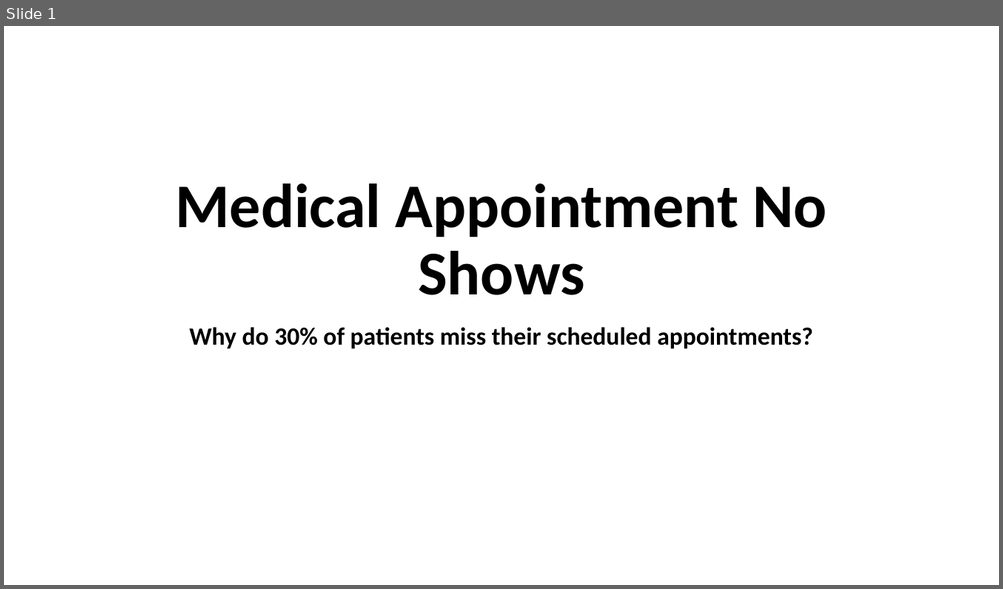
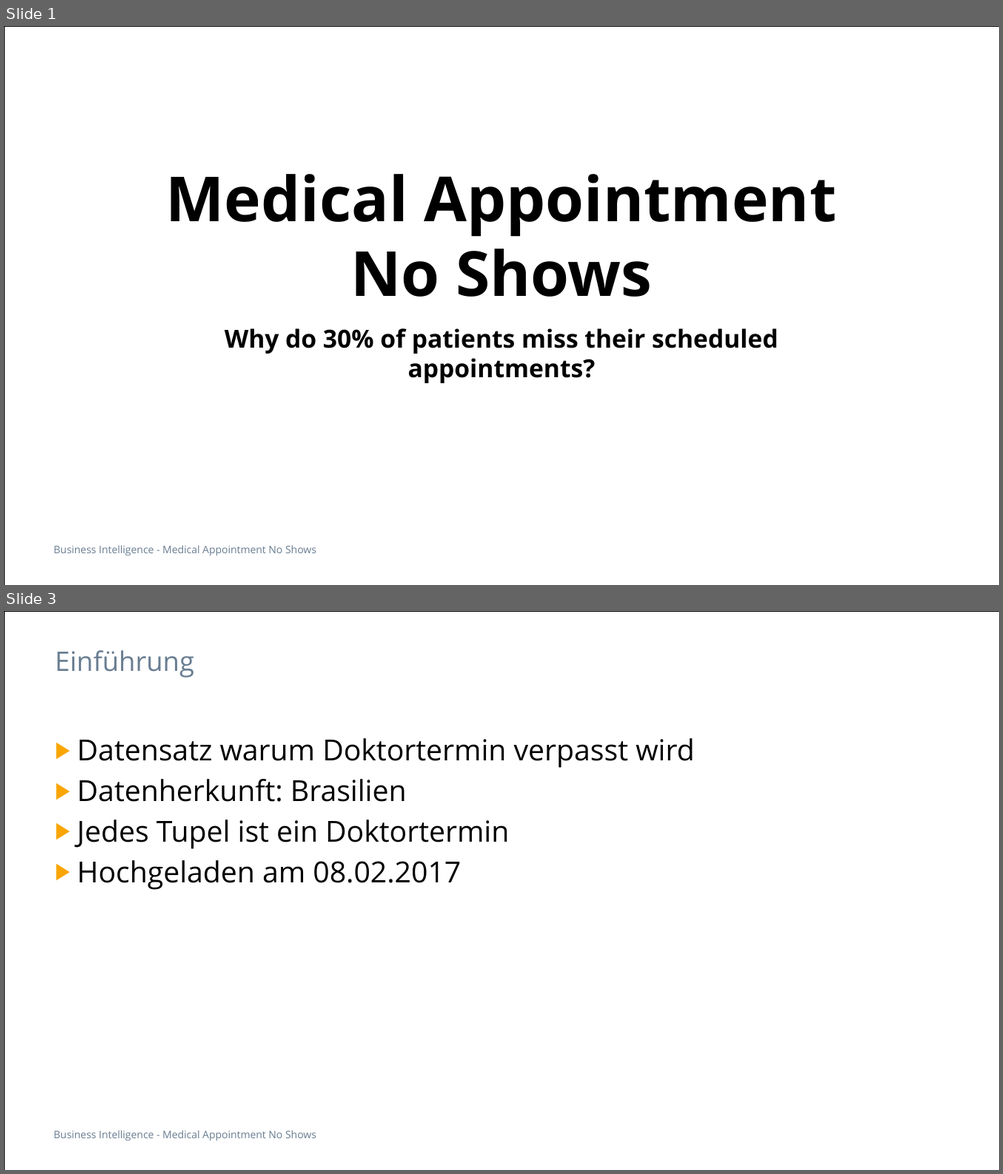
Before and after one commit to soldiervinz/BI_AppointmentShowUp, a slide deck: Medical Appointment No Shows.pptx. Shown one above the other, each under a label of ours: slide 1 before the commit, slides 1 and 3 after it; the slides between them are not shown. The pictures are 1003x589 and 1003x1174 pixels, drawn with LibreOffice and Linux fonts; fonts in the diff are those of the drawing. Boxes give left, top, right and bottom in pixels: in the first picture for what was removed or moved away, otherwise in the second. Text is boxed around its words. In the diff, an @@ line names an element or a change of style, - is before the commit and + after.

```diff
--- a/Medical Appointment No Shows.pptx
+++ b/Medical Appointment No Shows.pptx
@@ slide 3 added at (x1=4, y1=611, x2=999, y2=1170), background #FFFFFF; not listed: 2 template elements that a slide beside it also shows @@
@@ title added at (x1=55, y1=650, x2=194, y2=678), 26 pt, text #697D91 @@
+Einführung
@@ text added at (x1=77, y1=738, x2=694, y2=890), 28 pt, text #000000 @@
+▶ Datensatz warum Doktortermin verpasst wird
+▶ Datenherkunft: Brasilien
+▶ Jedes Tupel ist ein Doktortermin
+▶ Hochgeladen am 08.02.2017
@@ slide 1 changed as well @@
@@ rectangle added at (x1=4, y1=26, x2=999, y2=585), outline #000000 0.5 pt @@
@@ title "Medical Appointment No Shows" at (x1=166, y1=174, x2=836, y2=297): font Calibri to Open Sans; line spacing 0.9 to 1 @@
@@ subtitle "Why do 30% of patients ..." at (x1=225, y1=329, x2=778, y2=383): font Calibri to Open Sans; line spacing 0.9 to 1; less space between paragraphs @@
@@ text added at (x1=54, y1=545, x2=316, y2=557), 10 pt, text #697D91 @@
+Business Intelligence - Medical Appointment No Shows
```
Also in this commit, not shown: 5 other slides changed, 14 other slides added, 3 slides removed, 2 other files.
